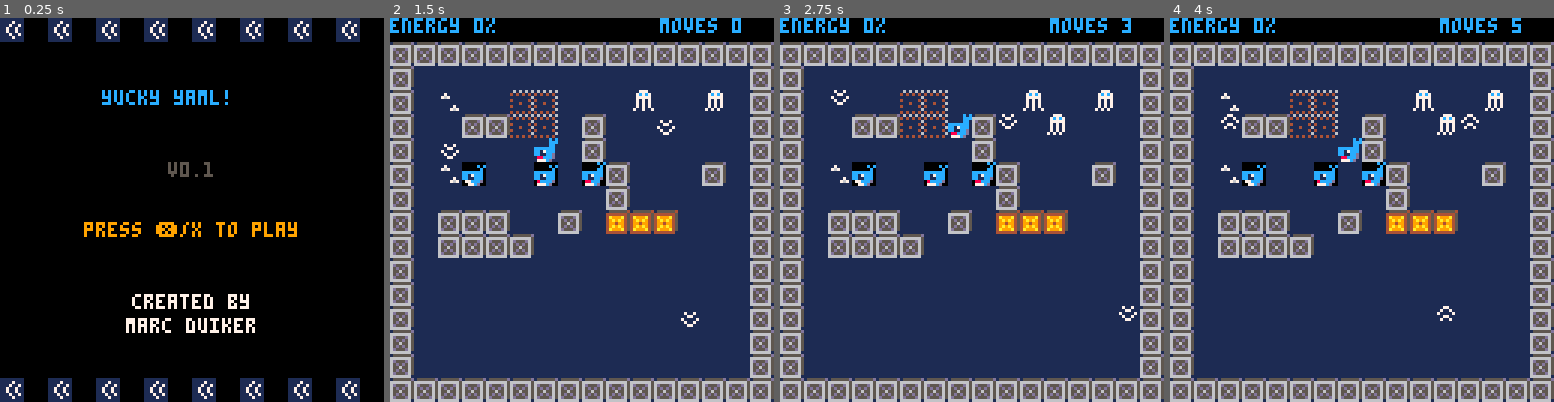
Above: before the commit, frames 1-4 (left to right).
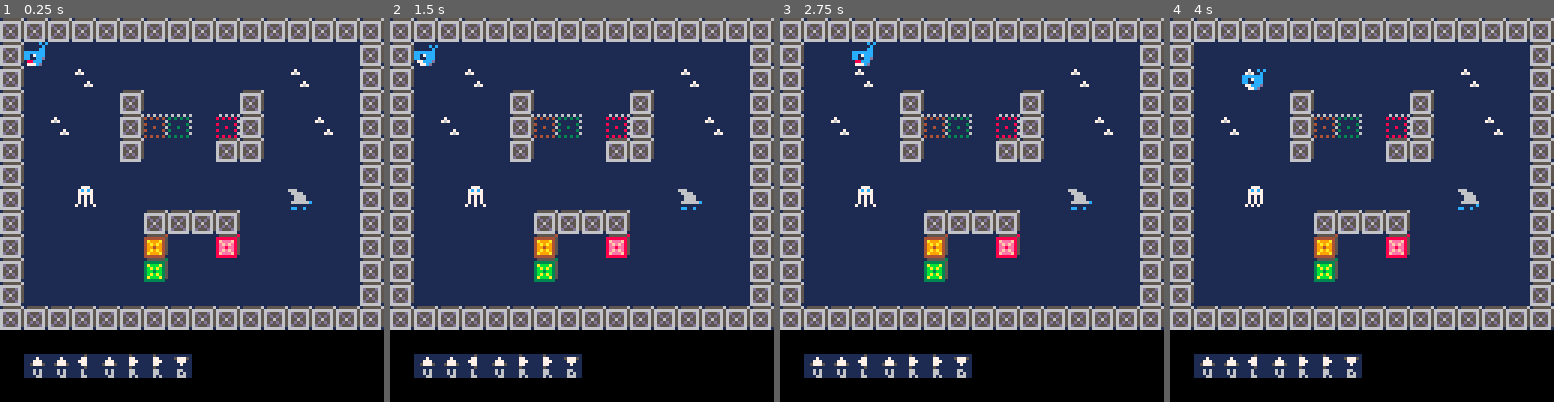
Above: after the commit, the same moments.

Repository: marcduiker/pico-8-games
Game: PICO-8 cartridge carts/yuckyyaml/yucky_yaml.p8
Same seed, same stepped clock (60 frames per second), same inputs: the game is played once before the commit and once after it.
Inputs:
- Up to frame 1 (0.25 s): no input
- Up to frame 2 (1.5 s): tap X (X key) at 0.33, 1.07 s; tap O (Z key) at 0.7 s
- Up to frame 3 (2.75 s): hold Right 1.6-2.1 s; tap O (Z key) at 1.7, 2.1, 2.5 s; tap X (X key) at 1.85 s; hold Up 2.15-2.42 s; hold Right from 2.47 s (still down)
- Up to frame 4 (4 s): tap O (Z key) at 2.9, 3.3, 3.7 s; tap X (X key) at 2.97 s; release Right at 3.03 s; hold Left 3.08-3.58 s; hold Down 3.63-3.97 s

The runs differ from the first frame. In frame 1, 87% of the frame differs, in the area x 0-100%, y 0-100%; in frame 2, 47%; in frame 3, 47%; in frame 4, 47%.

Commit message:
More sprites and animations

Diff:
--- a/carts/yuckyyaml/yucky_yaml.p8
+++ b/carts/yuckyyaml/yucky_yaml.p8
@@ -6,525 +6,120 @@
 
 local _upd
 local _drw
-local _timer
-local player
-local menu
-local game_map
-local end_game
-local levels
-local level_id
-local game_maps={}
+local _t
+local _spd
+local p={x=1,y=1,s=1}
 
 function _init()
-	music(0,1)
-	init_menu()
-	init_levels()
-	level_id=1
-	init_maps()
-	init_player(levels[1])
-	init_bugs(levels[1])
-	_upd=menu.update
-	_drw=menu.draw
-	_tplayer=0
-	_tmap=0
-
+	_t=0
+	_spd=3
+	_drw=_draw_game
+	_upd=_update_game
 end
 
 function _update()
+ _t+=1
+ anim_tiles()
  _upd()
- _tplayer+=1
- _tmap+=1
 end
 
 function _draw()
  cls()
+ map(0,0,0,0,16,16)
  _drw()
 end
+
+function _update_game()
+	p.s=anim_item(wh_spr,wh_spd)
+	local new_x=p.x
+	local new_y=p.y
+	local old_x=p.x
+	local old_y=p.y
+	if btnp(⬅️) then
+		new_x-=1
+	elseif btnp(➡️) then
+		new_x+=1
+	elseif btnp(⬆️) then
+	 new_y-=1
+	elseif btnp(⬇️) then
+		new_y+=1
+	end
+
+	if can_move(new_x,new_y) then
+		p.x=new_x
+		p.y=new_y
+	end
+
+	if has_moved(p,old_x,old_y) then
+		sfx(1,0,0)
+	end
+
+end
+
+function has_moved(p,x,y)
+	return not (p.x==x and p.y==y)
+end
+
+function _draw_game()
+	spr(p.s,p.x*8,p.y*8,1,1)
+end
 -->8
 -- map
 
-local map_tiles={
-	avocado=7,
-	floor=16,
-	server_off=17,
-	server_red=18,
-	server_green1=33,
-	server_green2=34,
-	init_end_tile=22,
-	end_tile=24,
-	closed_door=20,
-	open_door=36
-}
-
-local map_tile_types={
-	wall=0,
-	collectable=1,
-	anim_state_1=2,
-	anim_state_2=3,
-	end_tile=4,
-	bug=5
-}
-
-local x_movements={-1,1,0,0}
-local y_movements={0,0,-1,1}
-local reverse_directions={1,0,3,2}
-
-local bug1={x=nil,y=nil,dir=nil,tile=nill}
-local bug2={x=nil,y=nil,dir=nil,tile=nill}
-local bug3={x=nil,y=nil,dir=nil,tile=nill}
-
-local bugs={bug1,bug2,bug3}
-local bugs_anim={38,39,40,41}
-
-function init_bugs(level)
-	bug1.x=level.bug1_x
-	bug1.y=level.bug1_y
-	bug1.dir=level.bug1_dir
-	bug1.tile=map_tiles.floor
-	bug2.x=level.bug2_x
-	bug2.y=level.bug2_y
-	bug2.dir=level.bug2_dir
-	bug2.tile=map_tiles.floor
-	bug3.x=level.bug3_x
-	bug3.y=level.bug3_y
-	bug3.dir=level.bug3_dir
-	bug3.tile=map_tiles.floor
-end
-
-function init_maps()
-	for l in all(levels) do
-		local gamemap_l=create_map(l)
-		add(game_maps,gamemap_l)
-	end
-end
-
-function create_map(level)
-	local game_map_l={
-		x=level.map_x,
-		y=level.map_y,
-		pix_x=level.map_x*8,
-		pix_y=level.map_y*8,
-		level=level.id,
-		target_energy=100,
-		total_servers=nil,
-		door_tile_x=nil,
-		door_tile_y=nil,
-		end_tile_x=nil,
-		end_tile_y=nil,
-		server_anim_speed=30,
-		bug_anim_speed=15
-	}
-	game_map_l=init_map(game_map_l)
-
-	return game_map_l
-end
-
-function update_gamemap()
-	if _tmap%game_maps[level_id].server_anim_speed==0 then
-		animate_tiles()
-	end
-	if _tmap%game_maps[level_id].bug_anim_speed==0 and not is_dialog_state(player) then
-			move_bugs()
-	end
-end
-
-function init_map(gamemap_l)
-	local server_count=0
-	for y=gamemap_l.y,gamemap_l.y+15 do
-		for x=gamemap_l.x,gamemap_l.x+15 do
-			local tile=mget(x,y)
-			if tile==map_tiles.server_off or tile==map_tiles.server_red then
-				server_count+=1
-			elseif tile==map_tiles.init_end_tile then
-				gamemap_l.end_tile_x=x
-				gamemap_l.end_tile_y=y
-			elseif tile==map_tiles.closed_door then
-				gamemap_l.door_tile_x=x
-				gamemap_l.door_tile_y=y
-			end
-		end
-	end
-
-	gamemap_l.total_servers=server_count
-	return gamemap_l
-end
-
-function move_bugs()
-	for bug in all(bugs) do
-		move_bug(bug)
-	end
-end
-
-function move_bug(bug)
-	if (not try_swap_and_move(bug)) then
-		bug.dir=reverse_directions[bug.dir+1]
-		try_swap_and_move(bug)
-	end
-end
-
-function try_swap_and_move(bug)
-	local new_x=bug.x+x_movements[bug.dir+1]
-	local new_y=bug.y+y_movements[bug.dir+1]
-	if (can_move(new_x, new_y) and not is_bug(new_x,new_y)) then
-		swap_tiles_with(bug,new_x,new_y)
-		bug.x=new_x
-		bug.y=new_y
-		return true
-	end
-	return false
-end
-
-function animate_tiles()
-	for x=game_maps[level_id].x,game_maps[level_id].x+15 do
-		for y=game_maps[level_id].y,game_maps[level_id].y+15 do
-			if is_anim_state_1(x,y) then
-				swap_tiles(x,y)
-			elseif is_anim_state_2(x,y) then
-				unswap_tiles(x,y)
-			end
-		end
-	end
-end
-
-function update_servers(energy)
-	local green_server_count=0
-	local servers_to_make_green=ceil(game_maps[level_id].total_servers/game_maps[level_id].target_energy*energy)
-	for y=game_maps[level_id].y,game_maps[level_id].y+15 do
-		for x=game_maps[level_id].x,game_maps[level_id].x+15 do
-			-- first count current green
-			local tile=mget(x,y)
-			if tile==map_tiles.server_green1 or tile==map_tiles.server_green2 then
-				green_server_count+=1
-			end
-			-- then update non-green servers
-			if (green_server_count<servers_to_make_green) then
-				if(is_to_be_made_green(x,y)) then
-					mset(x,y,map_tiles.server_green1)
-					green_server_count+=1
+function anim_tiles()
+
+	for ax=0,15 do
+		for ay=0,15 do
+			local tile=mget(ax,ay)
+			local anim_flag=fget(tile,3)
+			if anim_flag then
+				local array={}
+				if tile>=21 and tile<=23 then
+					array=yf_spr
+				elseif tile>=24 and tile<=26 then
+					array=sk_spr
+				end
+				if #array>0 then
+					local anim_spr=anim_item(array,tile_spd)
+					mset(ax,ay,anim_spr)
 				end
 			end
 		end
 	end
 end
 
-function is_wall(x,y)
-	local tile=mget(x,y)
-	return fget(tile,map_tile_types.wall)
-end
-
-function is_bug(x,y)
-	local tile=mget(x,y)
-	return fget(tile,map_tile_types.bug)
+function can_move(x,y)
+	local map_tile=mget(x,y)
+	local flag_0=fget(map_tile,0)
+	if flag_0 then
+		return false
+	else
+		return true
+	end
 end
 
 function is_collectable(x,y)
 	local tile=mget(x,y)
-	return fget(tile,map_tile_types.collectable)
-end
-
-function is_anim_state_1(x,y)
+	local collect_flag=fget(tile,1)
+	if collect_flag then
+		return true
+	else
+		return false
+	end
+end
+
+function remove_item(x,y)
 	local tile=mget(x,y)
-	return is_anim_state_1_tile(tile)
-end
-
-function is_anim_state_1_tile(tile)
-	return fget(tile,map_tile_types.anim_state_1)
-end
-
-function is_anim_state_2(x,y)
-	local tile=mget(x,y)
-	return is_anim_state_2_tile(tile)
-end
-
-function is_anim_state_2_tile(tile)
-	return fget(tile,map_tile_types.anim_state_2)
-end
-
-function is_end_tile(x,y)
-	local tile=mget(x,y)
-	return fget(tile,map_tile_types.end_tile)
-end
-
-function is_avocado(x,y)
-	return mget(x,y)==map_tiles.avocado
-end
-
-function is_to_be_made_green(x,y)
-	local tile=mget(x,y)
-	return tile==map_tiles.server_off or tile==map_tiles.server_red
-end
-
-function swap_tiles(x,y)
-	local tile=mget(x,y)
-	mset(x,y,tile+1)
-end
-
-function swap_tiles_with(bug,x2,y2)
-	local tile=mget(bug.x,bug.y)
-	mset(bug.x,bug.y,bug.tile)
-	bug.tile=mget(x2,y2)
-	mset(x2,y2,anim_tile(bugs_anim,game_maps[level_id].bug_anim_speed))
-end
-
-function anim_tile(anim,speed)
-	local index=flr(_tmap/speed%#anim)+1
-	return anim[index]
-end
-
-function unswap_tiles(x,y)
-	local tile=mget(x,y)
-	mset(x,y,tile-1)
-end
-
-function remove_item(x,y)
-	mset(x,y,map_tiles.floor)
-end
-
-function can_move(x,y)
-	return not is_wall(x,y)
-end
-
-function open_door()
-	mset(game_maps[level_id].door_tile_x,game_maps[level_id].door_tile_y,map_tiles.open_door)
-	mset(game_maps[level_id].end_tile_x,game_maps[level_id].end_tile_y,map_tiles.end_tile)
-	sfx(sounds.door_open,1,0)
-end
--->8
--- player
-
-local step = 1
-local score_incr=10
-local sprites={
-	flash=1,
-	brackets=2
-}
-local needs_circle_draw=false
-
-sounds={
-	move=0,
-	special_on=1,
-	special_off=2,
-	bump=3,
-	pickup=4,
-	door_open=5,
-	game_over=6
-}
-
-local picked_up={}
-local shadow_x={1,-1,0,0}
-local shadow_y={0,0,1,-1}
-local bracket_anim={2,3}
-local col_sizes={8,6,4,2}
-
-function init_player(level)
-	player = {
-		x=level.player_x,
-		y=level.player_y,
-		shadow_x_pix=level.player_x*8,
-		shadow_y_pix=level.player_y*8,
-		direction=nil,
-		normal=true,
-		score=0,
-		moves=0,
-		false_moves=0,
-		avocado_toggle=false,
-		level_start=true,
-		false_move_toggle=false,
-		level_complete_toggle=false,
-		game_over_toggle=false
-	}
-end
-
-function update_player()
-			update_gamemap()
-			current_level=levels[level_id]
-			local new_x=player.x
-			local new_y=player.y
-			local old_x=player.x
-			local old_y=player.y
-			if (btnp(⬅️) and not is_dialog_state(player)) then
-				_tplayer=0
-				new_x-=step
-				player.direction=0
-				player.moves+=1
-				_upd=update_shadow
-			end
-			if (btnp(➡️) and not is_dialog_state(player)) then
-				_tplayer=0
-				new_x+=step
-				player.direction=1
-				player.moves+=1
-				_upd=update_shadow
-			end
-			if (btnp(⬆️) and not is_dialog_state(player)) then
-				_tplayer=0
-				new_y-=step
-				player.direction=2
-				player.moves+=1
-				_upd=update_shadow
-			end
-			if (btnp(⬇️) and not is_dialog_state(player)) then
-				_tplayer=0
-				new_y+=step
-				player.direction=3
-				player.moves+=1
-				_upd=update_shadow
-			end
-
-			if can_move(new_x, new_y) then
-				player.x=new_x
-				player.y=new_y
-				if old_x!=player.x or old_y!=player.y then
-					play_move_sound()
-					player.false_moves=0
-				end
-			else
-				play_bump_sound()
-				player.false_moves+=1
-				if (player.false_moves > 10) then
-					player.false_move_toggle=true
-					player.dailog_state=true
-				end
-			end
-
-			if (is_collectable(player.x,player.y)) then
-				add(picked_up,mget(player.x,player.y))
-				remove_item(player.x, player.y)
-				play_pickup_sound()
-				player.score+=score_incr
-				update_servers(player.score)
-				needs_circle_draw=true
-				if (player.score==game_maps[level_id].target_energy) then
-					open_door()
-				end
-				if (is_avocado_fan()) then
-				player.avocado_toggle=true
-				end
-			elseif (is_bug(player.x,player.y)) then
-				if (not player.game_over_toggle) then
-					play_gameover_sound()
-				end
-				needs_circle_draw=true
-				player.game_over_toggle=true
-			end
-
-			if (is_end_tile(player.x,player.y)) then
-				player.level_complete_toggle=true
-			end
-
-			if (btnp(🅾️)) then
-				if (player.avocado_toggle) then
-					player.avocado_toggle=false
-				end
-				if (player.level_start) then
-					player.level_start=false
-				end
-				if (player.false_move_toggle) then
-					player.false_move_toggle=false
-					player.false_moves=0
-				end
-				if (player.game_over_toggle) then
-					player.game_over_toggle=false
-					extcmd("reset")
-				end
-				if (player.level_complete_toggle) then
-					if (game_maps[level_id].level<#levels) then
-						-- move to next level
-						level_id=game_maps[level_id].level+1
-						init_bugs(levels[level_id])
-						init_player(levels[level_id])
-					else
-						-- game completed
-						_upd=update_end_game
-						_drw=draw_end_game
-					end
-				end
-			end
-end
-
-function anim_move(size)
-	return size-1-flr(_tplayer%size)
-end
-
-function anim_player(anim,speed)
-	local index=flr(_tplayer/speed%#anim)+1
-	return anim[index]
-end
-
-function update_shadow()
-	update_gamemap()
-	local delta=anim_move(5)
-	player.shadow_x_pix=player.x*8+flr(shadow_x[player.direction+1]*delta)
-	player.shadow_y_pix=player.y*8+flr(shadow_y[player.direction+1]*delta)
-	if delta==0 then
-		_upd=update_player
-	end
-end
-
-function draw_player()
-	map(0,0,0,0,120,16)
-	local current_level=levels[level_id]
-	camera(current_level.camera_x,current_level.camera_y)
-	spr(sprites.flash,player.x*8,player.y*8)
-	spr(anim_player(bracket_anim,8),player.shadow_x_pix,player.shadow_y_pix)
-	if (player.level_start) then
-		if (game_maps[level_id].level==1) then
-			show_level_1_start_text()
-		else
-			show_level_start_text()
-		end
-	end
-
-	if needs_circle_draw then
-		draw_circle_at_player(7)
-	end
-
-	if (player.avocado_toggle) then
-		show_avocado_text()
-	end
-
-	if (player.game_over_toggle) then
-		draw_circle_at_player(8)
-		show_game_over_text()
-	end
-
-	if (player.false_move_toggle) then
-		show_bumping_text()
-	end
-
-	if (player.level_complete_toggle) then
-		show_level_end_text()
-	end
-	--score
-	print("energy "..player.score.."%",game_maps[level_id].pix_x,game_maps[level_id].pix_y,12)
-	print("moves "..player.moves,game_maps[level_id].pix_x+90,game_maps[level_id].pix_y,12)
-	-- debugging
-	--print(game_maps[level_id].door_tile_x,game_maps[level_id].pix_x,game_maps[level_id].y+10,10)
-	--print(anim_move(8),game_maps[level_id].pix_x,game_maps[level_id].pix_y+18,10)
-end
-
-function draw_circle_at_player(clr)
-	local size=anim_player(col_sizes,2)
-	circ(player.x*8+3,player.y*8+3,size,clr)
-	if size==2 then
-		needs_circle_draw=false
-	end
-end
-
-function is_avocado_fan()
-	if (#picked_up>=3) then
-	 local item1=picked_up[#picked_up]
-  local item2=picked_up[#picked_up-1]
-	 local item3=picked_up[#picked_up-2]
-	 return (item1 == item2) and (item2 == item3) and (item1==7)
-	else
-	 return false
-	end
-end
-
-function is_dialog_state()
-	return player.avocado_toggle or player.false_move_toggle or player.level_complete_toggle or player.level_start or player.game_over_toggle
-end
+	mset(x,y,0)
+end
+-->8
+-- sprites
+
+wh_spr={1,2,3,4,2}
+yf_spr={21,22,23,22}
+sk_spr={26,25,24}
+wh_spd=3
+tile_spd=6
 -->8
 -- menu
 
@@ -777,33 +372,14 @@
 		}
 end
 -->8
---sounds
-
-function play_move_sound()
-	sfx(sounds.move,0,0)
-end
-
-function play_bump_sound()
-	sfx(sounds.bump,0,0)
-end
-
-function play_pickup_sound()
-	sfx(sounds.pickup,0,0)
-end
-
-function play_gameover_sound()
-	sfx(sounds.game_over,0,0)
-end
-
-function play_special_sound()
-	local sfx_id
-	if (self.normal) then
-		sfx_id=sounds.special_off
-	else
-		sfx_id=sounds.special_on
-	end
-		sfx(sfx_id,0,0)
-end
+-- shared
+
+function anim_item(array,speed)
+	local i=flr(_t/speed%#array)+1
+	return array[i]
+end
+
+
 
 
 
@@ -968,25 +544,25 @@
 
 
 __gff__
-0000000000030300020200020202020200030100010000000000000000000000000505000000000000000000000000000001010000000000000000000000000000000000000000000000000000000000000000000000000000000000000000000000000000000000000000000000000000000000000000000000000000000000
+0000000000000102040204020202020200030303011818181818180000000000000505000000000000000002040204000001010000000000000000020400000000000000000000000000000000000000000000000000000000000000000000000000000000000000000000000000000000000000000000000000000000000000
 0000000000000000000000000000000000000000000000000000000000000000000000000000000000000000000000000000000000000000000000000000000000000000000000000000000000000000000000000000000000000000000000000000000000000000000000000000000000000000000000000000000000000000
 __map__
-0000000000000000000000000000000000000000000000000000000000000000000000000000000000000000000000000000000000000000000000000000000000000000000000000000000000000000000000000000000000000000000000000000000000000000000000000000000000000000000000000000000000000000
-1111111111111111111111111111111111111111111111111111111111111111111111111111111111111111111111111111111111111111111111111111111111111111111111111111111111111111111111111111111111111111111111111111111111111111111111111111111100000000000000000000000000000000
-1110101010101010101010101010101111101010101010101010101010101011111010101010101010101010101010111110101010101010101010101010101111101111110711111111071111110411111010101010102610101010101004111110101010101010101010101010051100000000000000000000000000000000
-1110201010070710101016101015101111041111111011101011101111110811111010101011101111101010101010111110040810101011111110051010101111101010101010101010102610101011111011101010111011111110111111101110111111111111111111111111101100000000000000000000000000000000
-1110100505070710051010151010101111101107101011101011101007111011111010041111101111101010081010111110101011101111111110111010101111111111111111111111101111111111111011111010111011061010101105111110110610101010101010101011101100000000000000000000000000000000
-1110101010101010051010101010101111101110101011101011102610111011111010261111100711111010101010111110101011101111112610111010101111111010101010111111071010101011111011071107111011111010101110111110101010101111111107101010101100000000000000000000000000000000
-1110200110100210030510101005101111101110100911101011051010111011111010071110101011111110101010111110101110101111091010101110101111101106101110111110111006111011111011101011111011101010101110111110101010111010101010101010101100000000000000000000000000000000
-1110101010101010100510101010101111101111111111101011111111111011111010111110101010101111102610111110101126101111111111101110101111101011111010111110101111101011111011101010111011111110101110111110101011101011111111110710101100000000000000000000000000000000
-1110050505101005100606061010101111101010101010101006101010101011111010111110101010101011110910111107110910101010141611101011071111101010101010101010101010101011110810101010101010102610101010111110101011041116141010102626261100000000000000000000000000000000
-1110050505051010101010101010101111101111111111261011111111111011111010111010062604101011111110111110101105101010111110101110101111101111111111111111111111111111111011111010111006111411101111111110081111111111111109101010101100000000000000000000000000000000
-1110101010101010101010101010101111101110100611101011101010111011111011111010101010101011161110111110101110101011111110101110261111101010101010261010101010100511111110101011101110111611101110101110101010111010101010101010101100000000000000000000000000000000
-1110101010101010101010101010101111101110101011101011261610111011111011111010101010101014101110111110101011101011111010111010101111111111111111111111111110111411111110101011101110111111101111101110101010101111111111071010101100000000000000000000000000000000
-1110101010101010101010101010101111101107101011101011101010111011111011071010101111111111111110111110101011101011111010111010101111081010101010261010101010111011111110101011101110111110101110101110111010101010101010100611101100000000000000000000000000000000
-1110101010101010101010101010101111101111111011101011141111111011111011101011111111111111111110111110101006101011101010101010101111111110111111111111111111111011110511111010111010110711101111111110111111111111111111111111101100000000000000000000000000000000
-1110101010101010101010101010101111101010101010101010101010100911110610101010101010100510101010111110101010101007101010101010101111051010101010101010101009111611111010101010261010101010101009111110101010101010101010101010051100000000000000000000000000000000
-1111111111111111111111111111111111111111111111111111111111111111111111111111111111111111111111111111111111111111111111111111111111111111111111111111111111111111111111111111111111111111111111111111111111111111111111111111111100000000000000000000000000000000
+0606060606060606060606060606060600000000000000000000000000000000000000000000000000000000000000000000000000000000000000000000000000000000000000000000000000000000000000000000000000000000000000000000000000000000000000000000000000000000000000000000000000000000
+0610101010101010101010101010100611111111111111111111111111111111111111111111111111111111111111111111111111111111111111111111111111111111111111111111111111111111111111111111111111111111111111111111111111111111111111111111111100000000000000000000000000000000
+0610102010101010101010102010100611101010101010101010101010101011111010101010101010101010101010111110101010101010101010101010101111101111110711111111071111110411111010101010102610101010101004111110101010101010101010101010051100000000000000000000000000000000
+0610101010061010101006101010100611041111111011101011101111110811111010101011101111101010101010111110040810101011111110051010101111101010101010101010102610101011111011101010111011111110111111101110111111111111111111111111101100000000000000000000000000000000
+061020101006083c102e06101020100611101107101011101011101007111011111010041111101111101010081010111110101011101111111110111010101111111111111111111111101111111111111011111010111011061010101105111110110610101010101010101011101100000000000000000000000000000000
+0610101010061010100606101010100611101110101011101011102610111011111010261111100711111010101010111110101011101111112610111010101111111010101010111111071010101011111011071107111011111010101110111110101010101111111107101010101100000000000000000000000000000000
+0610101010101010101010101010100611101110100911101011051010111011111010071110101011111110101010111110101110101111091010101110101111101106101110111110111006111011111011101011111011101010101110111110101010111010101010101010101100000000000000000000000000000000
+0610101510101010101010101810100611101111111111101011111111111011111010111110101010101111102610111110101126101111111111101110101111101011111010111110101111101011111011101010111011111110101110111110101011101011111111110710101100000000000000000000000000000000
+0610101010100606060610101010100611101010101010101006101010101011111010111110101010101011110910111107110910101010141611101011071111101010101010101010101010101011110810101010101010102610101010111110101011041116141010102626261100000000000000000000000000000000
+0610101010100710102d10101010100611101111111111261011111111111011111010111010062604101011111110111110101105101010111110101110101111101111111111111111111111111111111011111010111006111411101111111110081111111111111109101010101100000000000000000000000000000000
+0610101010103b10101010101010100611101110100611101011101010111011111011111010101010101011161110111110101110101011111110101110261111101010101010261010101010100511111110101011101110111611101110101110101010111010101010101010101100000000000000000000000000000000
+0610101010101010101010101010100611101110101011101011261610111011111011111010101010101014101110111110101011101011111010111010101111111111111111111111111110111411111110101011101110111111101111101110101010101111111111071010101100000000000000000000000000000000
+0606060606060606060606060606060611101107101011101011101010111011111011071010101111111111111110111110101011101011111010111010101111081010101010261010101010111011111110101011101110111110101110101110111010101010101010100611101100000000000000000000000000000000
+0000000000000000000000000000000011101111111011101011141111111011111011101011111111111111111110111110101006101011101010101010101111111110111111111111111111111011110511111010111010110711101111111110111111111111111111111111101100000000000000000000000000000000
+0021213121323222000000000000000011101010101010101010101010100911110610101010101010100510101010111110101010101007101010101010101111051010101010101010101009111611111010101010261010101010101009111110101010101010101010101010051100000000000000000000000000000000
+0000000000000000000000000000000011111111111111111111111111111111111111111111111111111111111111111111111111111111111111111111111111111111111111111111111111111111111111111111111111111111111111111111111111111111111111111111111100000000000000000000000000000000
 3400340034003400340034003400340000000000000000000000000000000000000000000000000000000000000000000000000000000000000000000000000000000000000000000000000000000000000000000000000000000000000000000000000000000000000000000000000000000000000000000000000000000000
 0000000000000000000000000000000000000000000000000000000000000000000000000000000000000000000000000000000000000000000000000000000000000000000000000000000000000000000000000000000000000000000000000000000000000000000000000000000000000000000000000000000000000000
 0000000000000000000000000000000000000000000000000000000000000000000000000000000000000000000000000000000000000000000000000000000000000000000000000000000000000000000000000000000000000000000000000000000000000000000000000000000000000000000000000000000000000000
Not shown, changed: 32 lines of the sprite sheet (__gfx__) section of carts/yuckyyaml/yucky_yaml.p8
